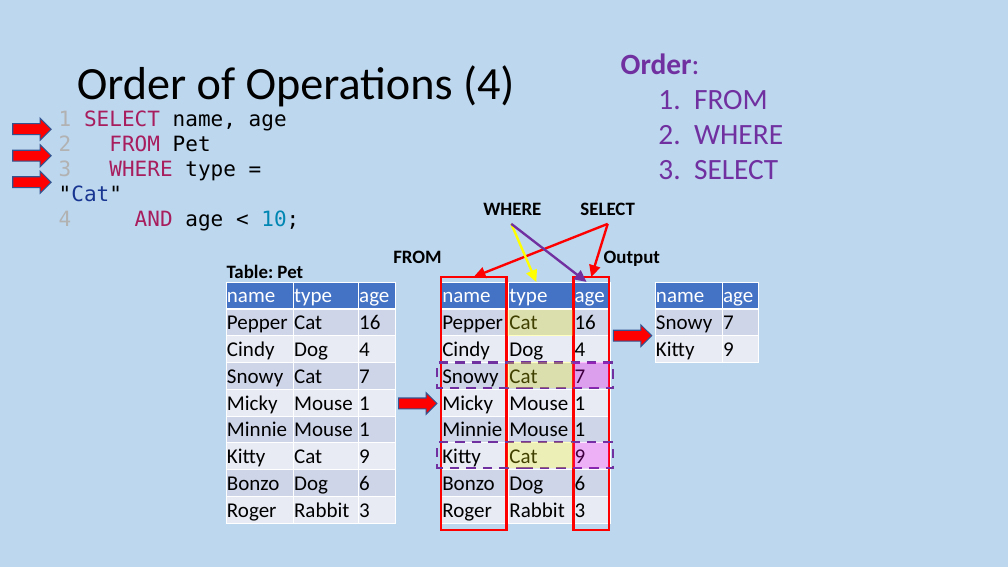
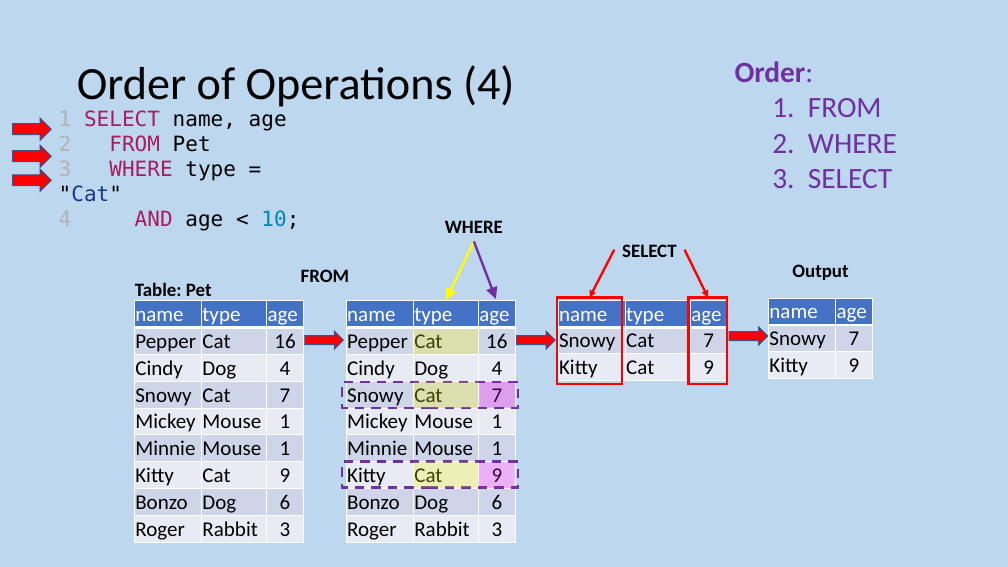
Before and after one commit to MrFriendCS/MrFriendCS.github.io, a slide deck: slide 69 of n5-cs/ddd/N5 CS DDD Slides.pptx. Drawn at 1008x567 pixels with LibreOffice and Linux fonts; fonts in the diff are those of the drawing. Boxes give left, top, right and bottom in pixels: in the first picture for what was removed or moved away, otherwise in the second. Text is boxed around its words. In the diff, an @@ line names an element or a change of style, - is before the commit and + after.

```diff
--- a/n5-cs/ddd/N5 CS DDD Slides.pptx
+++ b/n5-cs/ddd/N5 CS DDD Slides.pptx
@@ text "Order:": place and size @@
-text "Order:" at box(621, 53, 783, 179)
+text "Order:" at box(735, 61, 897, 188)
@@ text "WHERE": place and size @@
-text "WHERE" at box(483, 202, 541, 215)
+text "WHERE" at box(445, 220, 503, 233)
@@ text "WHERE" at box(445, 220, 503, 233): alignment right to centre @@
@@ arrow removed from (608, 224) to (474, 277) @@
@@ text "SELECT": place and size @@
-text "SELECT" at box(580, 202, 634, 215)
+text "SELECT" at box(622, 244, 676, 257)
@@ arrow moved from (511, 224) - (536, 282) to (474, 241) - (446, 300) @@
@@ arrow moved from (511, 224) - (587, 282) to (474, 241) - (496, 299) @@
@@ arrow moved from (608, 224) - (591, 277) to (615, 250) - (590, 298) @@
@@ arrow added from (685, 250) to (709, 298), #FF0000 2.25 pt @@
@@ text "Output": place and size @@
-text "Output" at box(604, 250, 660, 266)
+text "Output" at box(792, 264, 848, 280)
@@ text "Table: Pet": place and size @@
-text "Table: Pet" at box(227, 264, 303, 283)
+text "Table: Pet" at box(135, 282, 212, 302)
@@ rectangle removed at box(441, 277, 507, 530) @@
@@ rectangle: place and size @@
-rectangle at box(574, 277, 609, 530)
+rectangle at box(557, 298, 623, 384)
@@ rectangle added at box(689, 298, 727, 384), outline #FF0000 2.25 pt @@
@@ table at box(769, 298, 873, 380) @@
@@ alignment left to centre @@
@@ table: place and size @@
-table at box(656, 282, 759, 364)
+table at box(769, 298, 873, 380)
@@ table: place and size @@
-table at box(226, 282, 395, 525)
+table at box(135, 301, 303, 544)
@@ table at box(135, 301, 303, 544) @@
-row 5, column 1: Micky
+row 5, column 1: Mickey
@@ alignment left to centre @@
@@ table at box(346, 301, 515, 544) @@
-row 5, column 1: Micky
+row 5, column 1: Mickey
@@ alignment left to centre @@
@@ table added at box(558, 300, 727, 382), 3 rows, 3 columns @@
+name | type | age
+Snowy | Cat | 7
+Kitty | Cat | 9
@@ right arrow added at box(730, 327, 768, 346), fill #FF0000, outline #325491 1 pt @@
@@ right arrow: place and size @@
-right arrow at box(399, 392, 437, 414)
+right arrow at box(305, 331, 343, 349)
@@ 7 rectangles, 1 text, 1 table: place and size @@
-7 rectangles, 1 text, 1 table at box(393, 250, 613, 525)
+7 rectangles, 1 text, 1 table at box(301, 269, 518, 544)
@@ right arrow: place and size @@
-right arrow at box(613, 325, 652, 347)
+right arrow at box(516, 331, 555, 349)
```
Also in this commit, not shown: 1 other slide changed.
